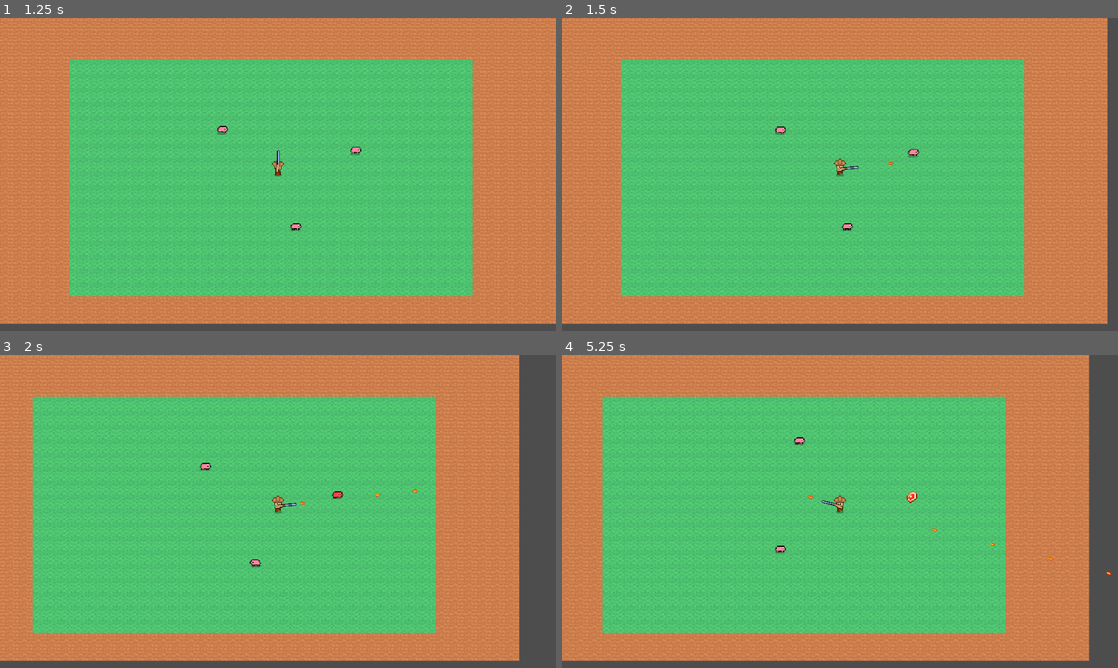
Above: before the commit, frames 1-4 (two rows, left to right).
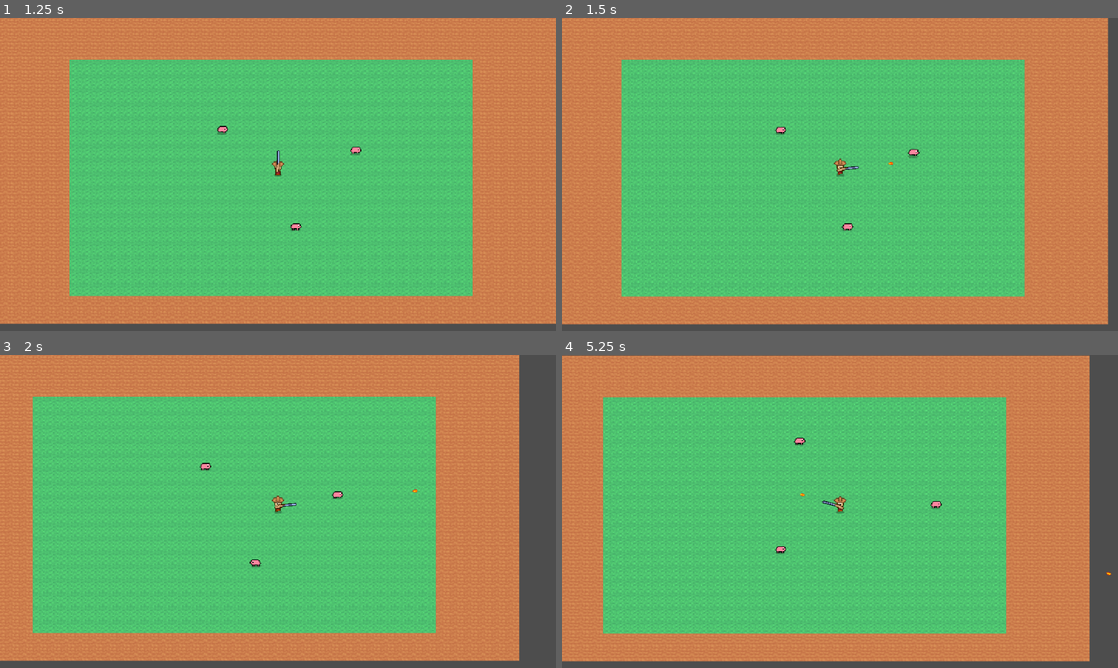
Above: after the commit, the same moments.

Repository: QuocKhangDA22TTD/game_projects
Game: Godot game, scene res://scenes/MainMenu.tscn
Same seed, same stepped clock (60 frames per second), same inputs: the game is played once before the commit and once after it.
Inputs (mouse positions are in pixels of both pictures, inside the frame that each line leads up to):
- Up to frame 1 (1.25 s): click "BẮT ĐẦU" at 0.5 s
- Up to frame 2 (1.5 s): move the mouse to (962, 158) at 1.27 s; press the mouse at (962, 158) at 1.28 s; hold D (move_right) from 1.28 s (still down)
- Up to frame 3 (2 s): keep holding D (move_right)
- Up to frame 4 (5.25 s): move the mouse to (728, 527) at 2.02 s; release D (move_right) at 2.03 s; release the mouse at (728, 527) at 2.03 s; hold S (move_down) 2.03-2.78 s; click (728, 527) at 2.1 s; move the mouse to (895, 442) at 2.77 s; press the mouse at (895, 442) at 2.78 s; hold D (move_right) 2.78-3.53 s; move the mouse to (812, 574) at 3.52 s; release the mouse at (812, 574) at 3.53 s; hold W (move_up) 3.53-4.28 s; click (812, 574) at 3.6 s; move the mouse to (1006, 558) at 4.27 s; press the mouse at (1006, 558) at 4.28 s; hold A (move_left) from 4.28 s (still down); move the mouse to (673, 464) at 5.02 s; release the mouse at (673, 464) at 5.03 s; click (673, 464) at 5.1 s

Frame 1 is identical in both runs. In frame 2, 1.3% of the frame differs, in the area x 0-99%, y 0-98%; in frame 3, less than 0.1%; in frame 4, 2.3%.

Commit message:
thêm hiệu ứng dực cho súng

Diff:
--- a/unnamed-1/scenes/Main.tscn
+++ b/unnamed-1/scenes/Main.tscn
@@ -29,17 +29,19 @@
 position = Vector2(320, 180)
 bullet_scene = ExtResource("3_bullet")
 
-[node name="Pig1" parent="World/Entities" instance=ExtResource("4_pig")]
+[node name="Pig1" parent="World/Entities" unique_id=1749501410 instance=ExtResource("4_pig")]
 position = Vector2(240, 130)
 
-[node name="Pig2" parent="World/Entities" instance=ExtResource("4_pig")]
+[node name="Pig2" parent="World/Entities" unique_id=2093039614 instance=ExtResource("4_pig")]
 position = Vector2(400, 150)
 
-[node name="Pig3" parent="World/Entities" instance=ExtResource("4_pig")]
+[node name="Pig3" parent="World/Entities" unique_id=433442757 instance=ExtResource("4_pig")]
 position = Vector2(340, 240)
 
 [node name="UI" type="CanvasLayer" parent="." unique_id=178540872]
 
 [node name="PauseMenu" parent="UI" unique_id=1059787539 instance=ExtResource("1_elqb8")]
+offset_left = 1.0
+offset_right = 1.0
 
-[node name="InventoryUI" parent="UI" instance=ExtResource("5_invui")]
+[node name="InventoryUI" parent="UI" unique_id=1357057944 instance=ExtResource("5_invui")]
--- a/unnamed-1/scripts/player.gd
+++ b/unnamed-1/scripts/player.gd
@@ -3,18 +3,28 @@
 @export var speed: float = 60.0
 @export var fire_rate: float = 0.2
 @export var bullet_scene: PackedScene
+@export var recoil_distance: float = 3.0 # súng giật lùi bao nhiêu px mỗi phát
+@export var shake_strength: float = 2.5 # độ rung màn hình khi bắn
 
 @onready var body: AnimatedSprite2D = $Body
 @onready var gun_pivot: Node2D = $GunPivot
 @onready var gun_sprite: Sprite2D = $GunPivot/GunSprite
 @onready var muzzle: Marker2D = $GunPivot/Muzzle
+@onready var camera: Camera2D = $Camera2D
 
 var _fire_cooldown: float = 0.0
+var _gun_rest_position: Vector2
+var _shake: float = 0.0
+
+func _ready() -> void:
+	_gun_rest_position = gun_sprite.position
+
 
 func _physics_process(delta: float) -> void:
 	_move()
 	_aim()
 	_shoot(delta)
+	_update_effects(delta)
 
 
 func _move() -> void:
@@ -41,12 +51,31 @@
 	_fire_cooldown -= delta
 	if bullet_scene == null:
 		return
-	if Input.is_action_pressed("shoot") and _fire_cooldown <= 0.0:
+	# is_action_just_pressed: mỗi lần nhấp chuột chỉ bắn 1 phát (semi-auto)
+	if Input.is_action_just_pressed("shoot") and _fire_cooldown <= 0.0:
 		_fire_cooldown = fire_rate
 		var bullet := bullet_scene.instantiate()
 		bullet.global_position = muzzle.global_position
 		bullet.direction = Vector2.RIGHT.rotated(gun_pivot.rotation)
 		get_parent().add_child(bullet)
+		_apply_recoil()
+
+
+# Giật súng lùi về phía sau + rung màn hình
+func _apply_recoil() -> void:
+	gun_sprite.position = _gun_rest_position + Vector2(-recoil_distance, 0)
+	_shake = shake_strength
+
+
+# Mỗi frame: súng trượt về vị trí cũ, camera rung tắt dần
+func _update_effects(delta: float) -> void:
+	gun_sprite.position = gun_sprite.position.lerp(_gun_rest_position, 12.0 * delta)
+	if _shake > 0.05:
+		_shake = lerpf(_shake, 0.0, 10.0 * delta)
+		camera.offset = Vector2(randf_range(-_shake, _shake), randf_range(-_shake, _shake))
+	else:
+		_shake = 0.0
+		camera.offset = Vector2.ZERO
 
 
 # InventoryUI gọi khi click ô: thả item ra đất cạnh chân, lụm lại được sau cooldown
